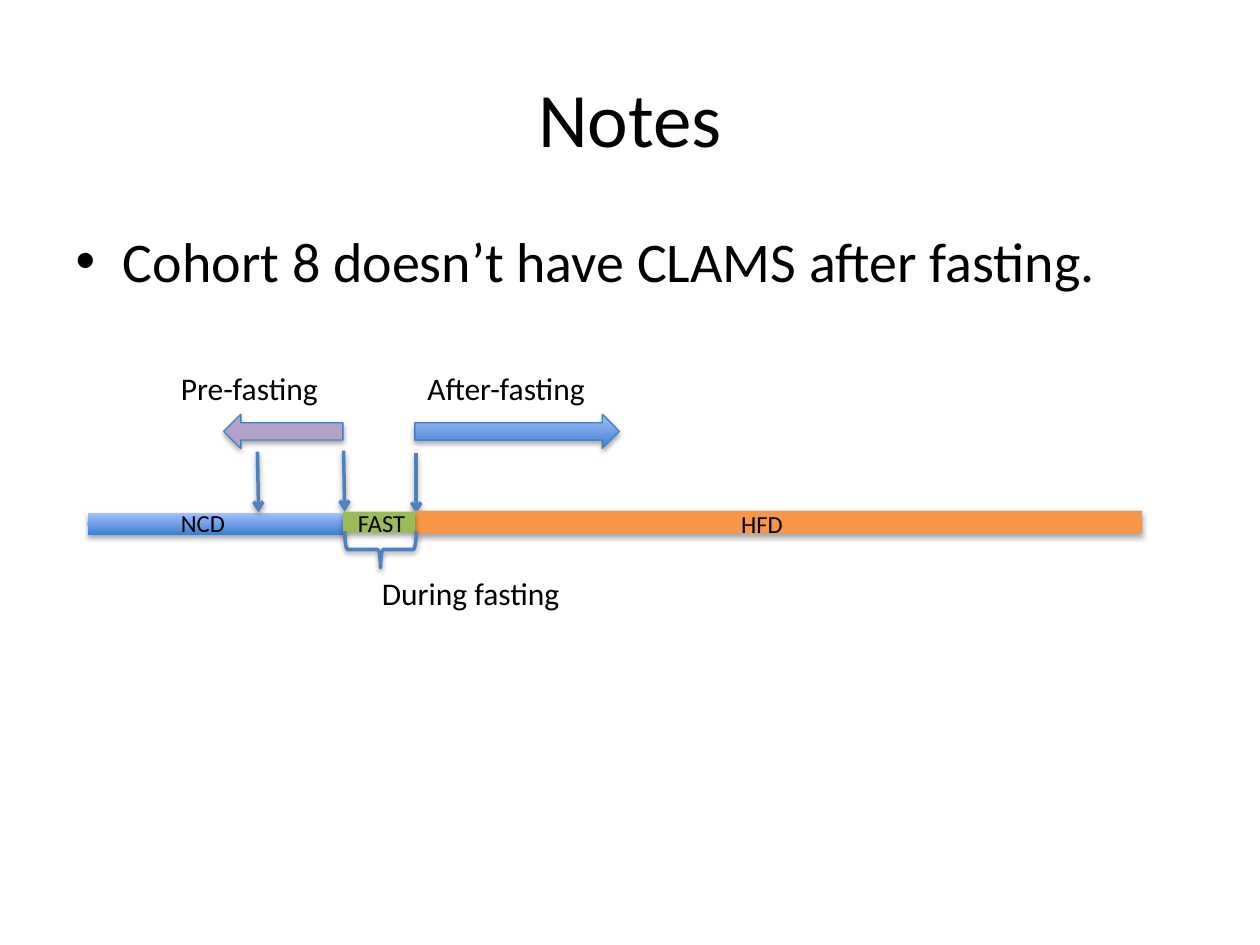
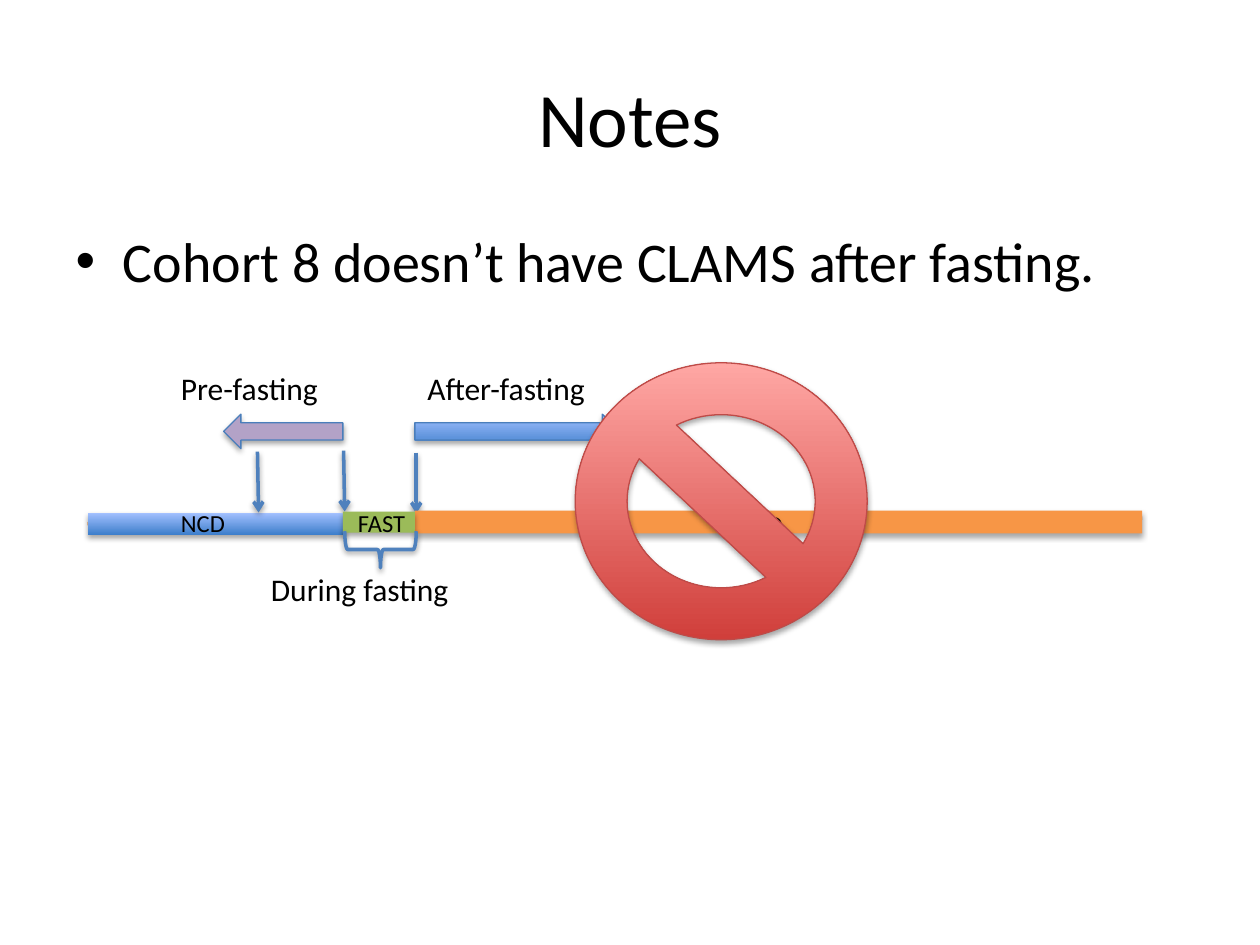
Before and after one commit to BridgesLab/PredictorsDietInducedObesity, a slide deck: slide 20 of ResultsSlides.pptx (slide 19 before the commit). Drawn at 1260x945 pixels with LibreOffice and Linux fonts; fonts in the diff are those of the drawing. Boxes give left, top, right and bottom in pixels: in the first picture for what was removed or moved away, otherwise in the second. Text is boxed around its words. In the diff, an @@ line names an element or a change of style, - is before the commit and + after.

```diff
--- a/ResultsSlides.pptx
+++ b/ResultsSlides.pptx
@@ no-entry sign added at [576,363,868,640], fill gradient #D1403C to #FFA6A5, outline #BF4C48 0.75 pt @@
@@ text "During fasting": place and size @@
-text "During fasting" at [382,583,559,611]
+text "During fasting" at [271,579,448,607]
```
Also in this commit, not shown: 1 slide added.
